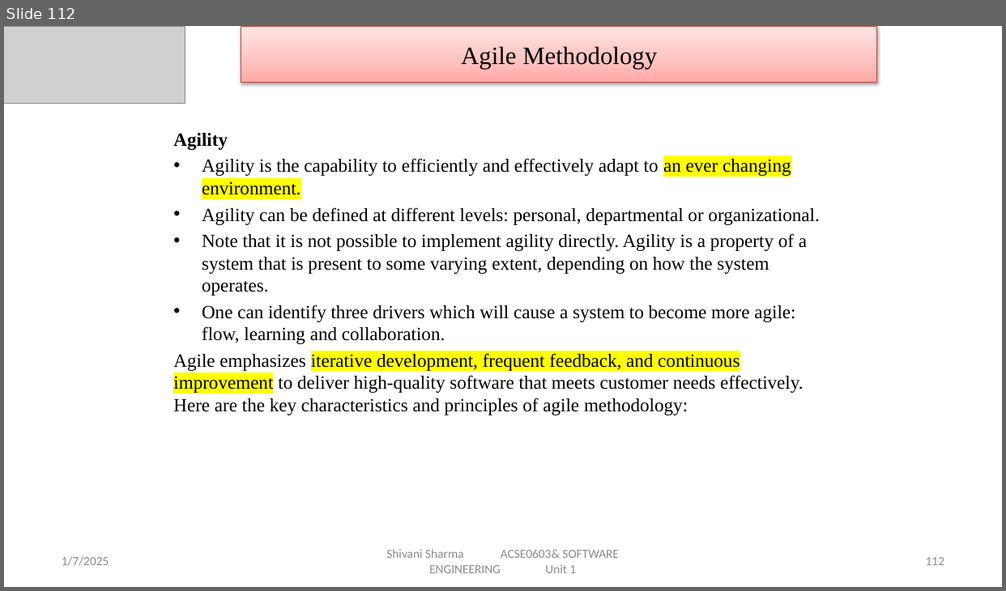
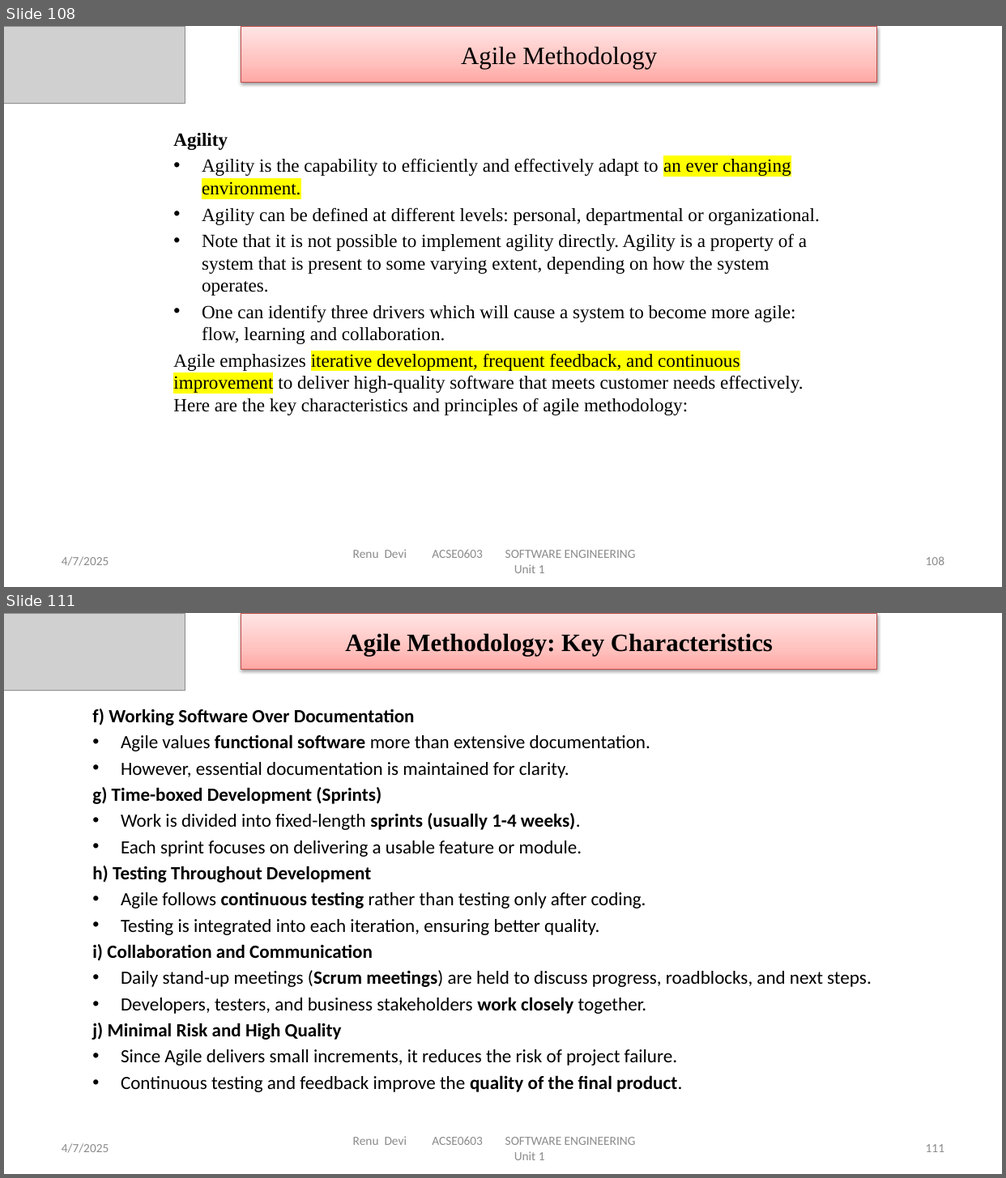
Before and after one commit to DevGoyalG/NIET-Study-Material, a slide deck: CSE (Artificial Intelligence and Machine Learning)/Third Year/Sixth Semester/PPTs/Software Engineering/SE - Unit 1.pptx. Shown one above the other, each under a label of ours: slide 112 before the commit, slides 108 and 111 after it; the slides between them are not shown. The pictures are 1006x591 and 1006x1178 pixels, drawn with LibreOffice and Linux fonts; fonts in the diff are those of the drawing; grey boxes stand for pictures. Boxes give left, top, right and bottom in pixels: in the first picture for what was removed or moved away, otherwise in the second. Text is boxed around its words. In the diff, an @@ line names an element or a change of style, - is before the commit and + after.

```diff
--- a/CSE (Artificial Intelligence and Machine Learning)/Third Year/Sixth Semester/PPTs/Software Engineering/SE - Unit 1.pptx
+++ b/CSE (Artificial Intelligence and Machine Learning)/Third Year/Sixth Semester/PPTs/Software Engineering/SE - Unit 1.pptx
@@ slide 111 added at bbox=[4, 613, 1002, 1174], background #FFFFFF @@
@@ picture added at bbox=[4, 613, 185, 691] @@
@@ rectangle added at bbox=[241, 613, 878, 669], fill gradient #FFA6A5 to #FFC0BF to #FFE7E7, outline #BF4C48 0.75 pt, 24 pt, text #000000, bold @@
+Agile Methodology: Key Characteristics
@@ text added at bbox=[92, 709, 872, 1093], 18 pt, text #000000 @@
+f) Working Software Over Documentation
+• Agile values functional software more than extensive documentation.
+• However, essential documentation is maintained for clarity.
+g) Time-boxed Development (Sprints)
+• Work is divided into fixed-length sprints (usually 1-4 weeks).
+• Each sprint focuses on delivering a usable feature or module.
+h) Testing Throughout Development
+• Agile follows continuous testing rather than testing only after coding.
+• Testing is integrated into each iteration, ensuring better quality.
+i) Collaboration and Communication
+• Daily stand-up meetings (Scrum meetings) are held to discuss progress, roadblocks, and next steps.
+• Developers, testers, and business stakeholders work closely together.
+j) Minimal Risk and High Quality
+• Since Agile delivers small increments, it reduces the risk of project failure.
+• Continuous testing and feedback improve the quality of the final product.
@@ text added at bbox=[62, 1144, 109, 1153], 12 pt, text #8C8C8C @@
+4/7/2025
@@ text added at bbox=[353, 1136, 636, 1161], 12 pt, text #8C8C8C @@
+Renu Devi ACSE0603 SOFTWARE ENGINEERING Unit 1
@@ page number added at bbox=[926, 1144, 944, 1152], 12 pt, text #8C8C8C @@
+111
@@ what was slide 112 is now slide 108 @@
@@ slide 108 changed as well @@
@@ text at bbox=[62, 557, 109, 566]: text changed @@
-1/7/2025
+4/7/2025
@@ text at bbox=[353, 549, 636, 574]: text changed @@
-Shivani Sharma ACSE0603& SOFTWARE ENGINEERING Unit 1
+Renu Devi ACSE0603 SOFTWARE ENGINEERING Unit 1
@@ page number at bbox=[926, 557, 944, 565]: text changed @@
-112
+108
```
Also in this commit, not shown: 132 other slides changed, 7 other slides added, 4 slides removed, 4 other files.
